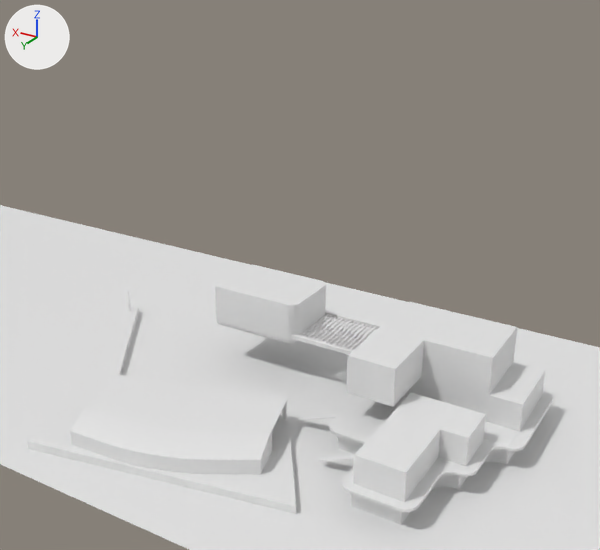
One commit to the FBX model Assets/Models/env/topsidewaternobjects.fbx: the scene before it, then after it.
The view is the same before and after, from a 50 mm camera at (-72.9, 179.4, 119.2) aimed at (33.5, 2.2, 30.6). Every picture has the same lights, and +X, +Y and +Z are marked at upper left. Where no turn or scale is listed for an object, it has been applied to the vertices.

Script lines for the objects in view, before the commit:
```python
me_cube = bpy.data.meshes.new('Cube')
me_cube.from_pydata(...)  # a box spanning x 7.4..57.8, y -1.2..0.0, z 7.2..8.4; a box spanning x 7.4..57.8, y -19.7..-18.5, z 7.2..8.4
me_cube_005 = bpy.data.meshes.new('Cube.005')
me_cube_005.from_pydata(...)  # 168 vertices, 88 faces; spans x -0.01..11.71, y -0.26..2.06, z -4.9..0.06
me_cube_006 = bpy.data.meshes.new('Cube.006')
me_cube_006.from_pydata(...)  # 3344 vertices, 3458 faces; spans x -0.3..25.3, y -9.2..9.2, z -0.9..1.3
me_cube_008 = bpy.data.meshes.new('Cube.008')
me_cube_008.from_pydata(...)  # 1156 vertices, 1139 faces; spans x -50.4..0.9, y -16.1..6.0, z -5.4..1.2
me_plane_001 = bpy.data.meshes.new('Plane.001')
me_plane_001.from_pydata(...)  # 1276 vertices, 1164 faces; spans x -34.9..114.5, y -38.4..69.4, z -5.4..23.5
me_plane_002 = bpy.data.meshes.new('Plane.002')
me_plane_002.from_pydata(...)  # 801 vertices, 712 faces; spans x -33.1..12.0, y -37.3..48.1, z -2.9..3.7
ob_cube = bpy.data.objects.new('Cube', me_cube)
ob_cube.location = (6.5, -6.8, -2.3)
ob_cube_002 = bpy.data.objects.new('Cube.002', me_cube_006)
ob_cube_002.location = (14.9, -16.7, 4.5)
ob_cube_003 = bpy.data.objects.new('Cube.003', me_cube_008)
ob_cube_003.location = (79.6, 28.7, -3.3)
ob_plane_001 = bpy.data.objects.new('Plane.001', me_plane_001)
ob_plane_001.location = (4.1, -11.6, -7.7)
ob_plane_002 = bpy.data.objects.new('Plane.002', me_plane_002)
ob_plane_002.location = (4.1, -11.6, -7.7)
ob_stairs_001 = bpy.data.objects.new('stairs.001', me_cube_005)
ob_stairs_001.location = (16.3, 9.9, -3.5)
# also in view: 'Plane' at (127.0, -6.2, -10.4)
```
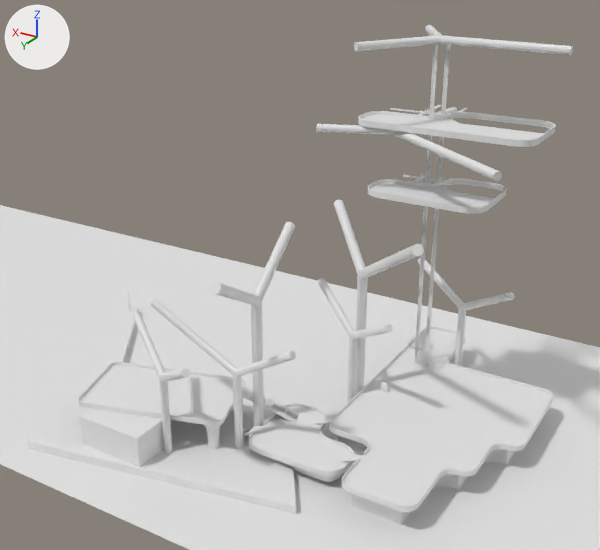
Location of each change, (x1, y1, x2, y2) in pixels of the pictures (600 x 550 px):
'Plane.001', reshaped (11% shorter): before (27, 264, 553, 514); after (27, 291, 553, 514)
'Cone', added: after (133, 25, 573, 453)
'Cube.004', added: after (78, 365, 246, 426)
'Plane.006', added: after (358, 115, 555, 214)
'Plane.003', added: after (80, 408, 164, 467)
'Plane.004', added: after (78, 326, 553, 510)
'Plane.007', added: after (358, 111, 556, 211)
'props_med_lift_floor_2.003', added: after (406, 44, 450, 366)
'Cube.002', deleted: before (300, 314, 377, 349)
'Cube', deleted: before (291, 311, 382, 355)
'stairs.003', added: after (242, 386, 300, 423)
'stairs.001', moved: before (299, 413, 340, 420); after (314, 418, 335, 424)
'Plane.005', added: after (390, 105, 468, 184)
'stairs.002', added: after (233, 426, 262, 436)
'Cube.003', reshaped: before (282, 401, 287, 420); after (230, 397, 244, 412)
part 1 of me_cube_008, deleted: before (282, 401, 287, 420)
part 2 of me_plane_001, added: after (261, 454, 342, 482)
part 3 of me_plane_001, added: after (249, 406, 353, 477)
part 4 of me_plane_001, added: after (203, 424, 220, 449)
part 5 of me_plane_001, deleted: before (215, 264, 326, 343)
part 6 of me_plane_001, deleted: before (347, 302, 545, 431)
part 7 of me_plane_001, deleted: before (353, 392, 486, 502)
part 8 of me_plane_001, deleted: before (70, 374, 288, 475)

Edits to the bpy script that builds the scene:
```text
Change me_cube_008:
    where me_cube_008.from_pydata(...)  # 1156 vertices, 1139 faces; spans x -50.4..0.9, y -16.1..6.0, z -5.4..1.2
    me_cube_008 part 1: the loose piece of 68 vertices spanning x -50.4..-47.2, y -16.1..-8.4, z -5.4..1.2 is deleted
Change me_plane_001:
    remove me_plane_001.from_pydata(...)  # 1276 vertices, 1164 faces; spans x -34.9..114.5, y -38.4..69.4, z -5.4..23.5
    add me_plane_001.from_pydata(...)  # 1753 vertices, 1543 faces; spans x -34.9..114.5, y -38.4..69.4, z -5.4..8.4
    me_plane_001 part 2: a new loose piece of 549 vertices spanning x 1.1..28.3, y 21.1..44.1, z -1.7..1.4
    me_plane_001 part 3: a new loose piece of 126 vertices spanning x 0.6..28.7, y 20.7..44.5, z 1.4..2.1
    me_plane_001 part 4: a new loose piece of 112 vertices spanning x 33.2..40.2, y 42.0..49.0, z -0.9..8.4
    me_plane_001 part 5: the loose piece of 94 vertices spanning x 36.3..64.9, y -15.2..5.2, z 9.5..23.5 is deleted
    me_plane_001 part 6: the loose piece of 30 vertices spanning x -31.8..9.5, y -35.6..23.2, z 4.2..23.5 is deleted
    me_plane_001 part 7: the loose piece of 16 vertices spanning x -25.2..-4.9, y 14.3..46.6, z 4.2..12.5 is deleted
    me_plane_001 part 8: 162 vertices removed from x 19.4..76.9, y 23.3..64.4, z -1.7..5.7
Add me_plane_004:
    me_plane_004.from_pydata([(47.2, 50.3, 8.0), (47.2, 50.3, -1.0), (66.6, 50.3, 8.0), (66.7, 50.3, -1.0), (66.7, 62.6, -1.0), (66.6, 62.6, 8.0), (47.2, 62.6, 8.0), (47.2, 62.6, -1.0)], [], [(4, 3, 1, 7), (6, 0, 2, 5), (3, 2, 0, 1), (5, 2, 3, 4), (7, 1, 0, 6), (7, 6, 5, 4)])
Change ob_stairs_001:
    ob_stairs_001.location: (16.3, 9.9, -3.5) -> (16.3, 12.8, -3.5)
Remove ob_cube_002:
    ob_cube_002 = bpy.data.objects.new('Cube.002', me_cube_006)
Remove ob_cube:
    ob_cube = bpy.data.objects.new('Cube', me_cube)
Add ob_props_med_lift_floor_2_003:
    ob_props_med_lift_floor_2_003 = bpy.data.objects.new('props_med_lift_floor_2.003', me_mesh_007)  # 2820 vertices, 2686 faces; spans x -3.6..3.7, y -1.9..2.4, z -1.9..94.1
    ob_props_med_lift_floor_2_003.location = (8.4, -24.6, -2.4)
Add ob_plane_003:
    ob_plane_003 = bpy.data.objects.new('Plane.003', me_plane_004)
    ob_plane_003.location = (4.1, -11.6, -7.7)
Add ob_plane_005:
    ob_plane_005 = bpy.data.objects.new('Plane.005', me_plane_011)  # 88 vertices, 88 faces; spans x 3.3..21.1, y -26.1..-6.7, z 56.8..75.1
    ob_plane_005.location = (1.0, -12.0, -3.4)
Add ob_plane_006:
    ob_plane_006 = bpy.data.objects.new('Plane.006', me_plane_014)  # 180 vertices, 98 faces; spans x -25.4..20.9, y -9.1..13.8, z 10.7..29.4
    ob_plane_006.location = (2.5, -20.0, 42.3)
Add ob_stairs_003:
    ob_stairs_003 = bpy.data.objects.new('stairs.003', me_cube_018)  # 416 vertices, 263 faces; spans x -16.9..1.3, y -9.2..0.3, z -7.3..0.1
    ob_stairs_003.location = (41.0, 21.2, 0.7)
Add ob_cube_004:
    ob_cube_004 = bpy.data.objects.new('Cube.004', me_cube_005_1)  # 80 vertices, 42 faces; spans x -42.6..1.7, y -13.5..18.6, z 3.7..4.2
    ob_cube_004.location = (79.6, 28.7, -3.3)
Add ob_cone:
    ob_cone = bpy.data.objects.new('Cone', me_cone)  # 656 vertices, 504 faces; spans x -75.4..15.7, y -84.6..8.8, z -1.1..103.8
    ob_cone.location = (49.7, 41.6, -11.0)
Add ob_plane_004:
    ob_plane_004 = bpy.data.objects.new('Plane.004', me_plane_016)  # 792 vertices, 784 faces; spans x -34.9..77.2, y -38.4..59.0, z 2.1..9.5
    ob_plane_004.location = (4.1, -11.6, -7.7)
Add ob_plane_007:
    ob_plane_007 = bpy.data.objects.new('Plane.007', me_plane_017)  # 348 vertices, 346 faces; spans x -25.4..20.9, y -9.1..13.8, z 11.2..30.3
    ob_plane_007.location = (2.5, -20.0, 42.3)
Add ob_stairs_002:
    ob_stairs_002 = bpy.data.objects.new('stairs.002', me_cube_016)  # 290 vertices, 176 faces; spans x -0.01..11.71, y -0.26..4.38, z -4.9..0.06
    ob_stairs_002.location = (32.8, 23.0, -5.8)
```
